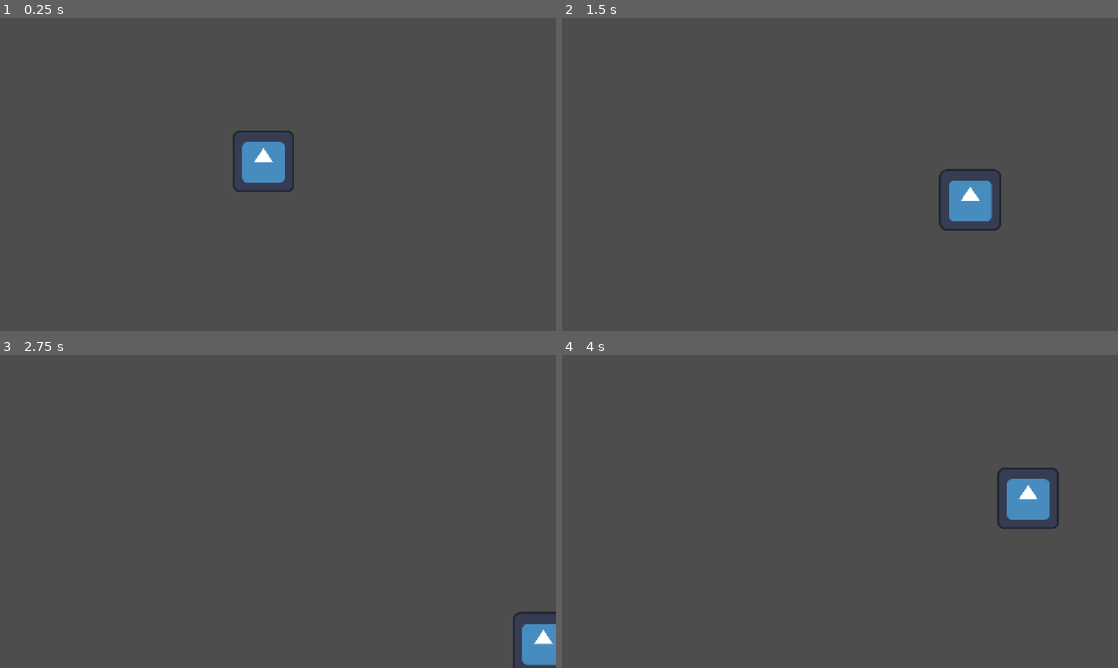
Above: before the commit, frames 1-4 (two rows, left to right).
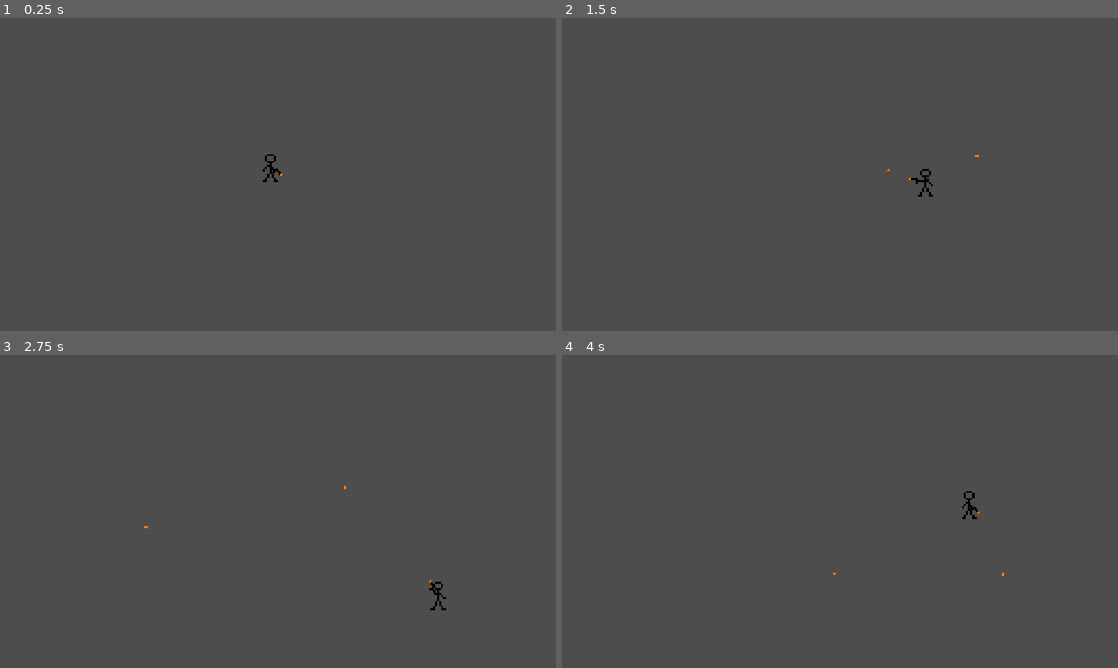
Above: after the commit, the same moments.

Repository: JackBBoudreaux/GMTK_26
Game: Godot game, scene res://Main.tscn
Two runs of this game, one before a commit and one after it. Both use one fixed random seed, a clock stepped at 60 frames per second and the inputs below. The engine's default icon, where the game draws it, is replaced by a stand-in: a white triangle on a blue panel in a dark square.
Inputs (mouse positions are in pixels of both pictures, inside the frame that each line leads up to):
- Up to frame 1 (0.25 s): no input
- Up to frame 2 (1.5 s): tap Enter at 0.5 s; move the mouse to (962, 158) at 0.52 s; hold D (right) 0.53-1.28 s; click (962, 158) at 0.6 s; move the mouse to (728, 190) at 1.27 s; hold S (down) from 1.28 s (still down); click (728, 190) at 1.35 s
- Up to frame 3 (2.75 s): move the mouse to (333, 442) at 2.02 s; release S (down) at 2.03 s; hold D (right) from 2.03 s (still down); click (333, 442) at 2.1 s
- Up to frame 4 (4 s): move the mouse to (812, 574) at 2.77 s; release D (right) at 2.78 s; hold W (up) 2.78-3.53 s; click (812, 574) at 2.85 s; move the mouse to (1006, 558) at 3.52 s; hold A (left) from 3.53 s (still down); click (1006, 558) at 3.6 s

The runs differ from the first frame. In frame 1, 1.3% of the frame differs, in the area x 41-53%, y 36-56%; in frame 2, 1.4%, in the area x 58-79%, y 43-68%; in frame 3, 1.0%; in frame 4, 1.4%.

Commit message:
Made the player able to move with a gun that points and shoots at cursor

Diff:
--- /dev/null
+++ b/Assets/Scripts/Player_movement.gd
@@ -0,0 +1,24 @@
+extends CharacterBody2D
+
+
+const MAX_SPEED: int = 250
+const ACCELERATION: int = 1400
+const FRICTION: int = 1000
+
+@onready var sprite: Sprite2D = $Sprite2D
+
+ #flips player sprite
+func _process(delta: float) -> void:
+	if get_global_mouse_position().x < global_position.x:
+		sprite.flip_h = true
+	else:
+		sprite.flip_h = false
+
+	var direction = Input.get_vector("left", "right", "up", "down")
+	if direction:
+		velocity.x = move_toward(velocity.x, MAX_SPEED * direction.x, ACCELERATION * delta)
+		velocity.y = move_toward(velocity.y, MAX_SPEED * direction.y, ACCELERATION * delta)
+	else:
+		velocity.x = move_toward(velocity.x, MAX_SPEED * direction.x, FRICTION * delta)
+		velocity.y = move_toward(velocity.y, MAX_SPEED * direction.y, FRICTION * delta)
+	move_and_slide()
--- /dev/null
+++ b/Gun/gun.tscn
@@ -0,0 +1,17 @@
+[gd_scene format=3 uid="uid://cxgplpm7pyd80"]
+
+[ext_resource type="Script" uid="uid://dyinscgdlbxf8" path="res://gun.gd" id="1_yf33g"]
+[ext_resource type="Texture2D" uid="uid://bfewuxim70vpt" path="res://Gun/gun.png" id="2_ux4uc"]
+
+[node name="Gun" type="Node2D" unique_id=1045383191]
+scale = Vector2(4.5, 4.5)
+script = ExtResource("1_yf33g")
+
+[node name="Sprite2D" type="Sprite2D" parent="." unique_id=965389350]
+texture_filter = 1
+scale = Vector2(4.5, 4.5)
+texture = ExtResource("2_ux4uc")
+offset = Vector2(3, 0)
+
+[node name="Marker2D" type="Marker2D" parent="." unique_id=1405778219]
+position = Vector2(31.333334, -4.6666665)
--- a/Main.tscn
+++ b/Main.tscn
@@ -1,18 +1,27 @@
 [gd_scene format=3 uid="uid://dc7t81a5bh1sl"]
 
-[ext_resource type="Script" uid="uid://dxdlcsphejg8y" path="res://Player_movement.gd" id="1_uu6xs"]
-[ext_resource type="Texture2D" uid="uid://j7sr3qexmq1l" path="res://icon.svg" id="2_r0du0"]
+[ext_resource type="Script" uid="uid://dxdlcsphejg8y" path="res://Assets/Scripts/Player_movement.gd" id="1_uu6xs"]
+[ext_resource type="Texture2D" uid="uid://db0vnf25654mb" path="res://Assets/Sprites/Guy.png" id="2_r0du0"]
+[ext_resource type="PackedScene" uid="uid://cxgplpm7pyd80" path="res://Gun/gun.tscn" id="3_cm0pq"]
 
-[sub_resource type="RectangleShape2D" id="RectangleShape2D_0xm4b"]
+[sub_resource type="RectangleShape2D" id="RectangleShape2D_fos0i"]
+size = Vector2(31, 58)
 
 [node name="Node2D" type="Node2D" unique_id=1221129304]
+position = Vector2(561, 311)
 
-[node name="CharacterBody2D" type="CharacterBody2D" parent="." unique_id=2145047621]
-position = Vector2(546, 297)
+[node name="CharacterBody2D" type="CharacterBody2D" parent="." unique_id=1618399382]
 script = ExtResource("1_uu6xs")
 
-[node name="CollisionShape2D" type="CollisionShape2D" parent="CharacterBody2D" unique_id=417527407]
-shape = SubResource("RectangleShape2D_0xm4b")
+[node name="CollisionShape2D" type="CollisionShape2D" parent="CharacterBody2D" unique_id=533769744]
+shape = SubResource("RectangleShape2D_fos0i")
 
-[node name="Sprite2D" type="Sprite2D" parent="CharacterBody2D" unique_id=1823829462]
+[node name="Sprite2D" type="Sprite2D" parent="CharacterBody2D" unique_id=1045216800]
+texture_filter = 1
+position = Vector2(2, 7)
+scale = Vector2(4.5, 4.5)
 texture = ExtResource("2_r0du0")
+
+[node name="Gun" parent="CharacterBody2D" unique_id=1045383191 instance=ExtResource("3_cm0pq")]
+position = Vector2(0, -4)
+scale = Vector2(1, 1)
--- /dev/null
+++ b/Player.tscn
@@ -0,0 +1,27 @@
+[gd_scene format=3 uid="uid://bbcgth18qt0sk"]
+
+[ext_resource type="Script" uid="uid://dxdlcsphejg8y" path="res://Assets/Scripts/Player_movement.gd" id="1_kpjcp"]
+[ext_resource type="Texture2D" uid="uid://db0vnf25654mb" path="res://Assets/Sprites/Guy.png" id="2_kpjcp"]
+[ext_resource type="PackedScene" uid="uid://cxgplpm7pyd80" path="res://Gun/gun.tscn" id="3_kne1u"]
+
+[sub_resource type="RectangleShape2D" id="RectangleShape2D_e80uo"]
+size = Vector2(31, 58)
+
+[node name="Node2D" type="Node2D" unique_id=1067209580]
+position = Vector2(442, 208)
+
+[node name="CharacterBody2D" type="CharacterBody2D" parent="." unique_id=68703]
+script = ExtResource("1_kpjcp")
+
+[node name="CollisionShape2D" type="CollisionShape2D" parent="CharacterBody2D" unique_id=1130997102]
+shape = SubResource("RectangleShape2D_e80uo")
+
+[node name="Sprite2D" type="Sprite2D" parent="CharacterBody2D" unique_id=890195689]
+texture_filter = 1
+position = Vector2(2, 7)
+scale = Vector2(4.5, 4.5)
+texture = ExtResource("2_kpjcp")
+
+[node name="Gun" parent="CharacterBody2D" unique_id=1045383191 instance=ExtResource("3_kne1u")]
+position = Vector2(0, -4)
+scale = Vector2(1, 1)
--- a/Player_movement.gd
+++ /dev/null
@@ -1,11 +0,0 @@
-extends CharacterBody2D
-
-@export var speed = 400
-
-func get_input():
-	var input_direction = Input.get_vector("left", "right", "up", "down")
-	velocity = input_direction * speed
-
-func _physics_process(delta):
-	get_input()
-	move_and_slide()
--- /dev/null
+++ b/bullet.gd
@@ -0,0 +1,12 @@
+extends Node2D
+
+
+const SPEED: int = 300
+
+ #how the bullet shoots
+func _process(delta: float) -> void:
+	position += transform.x * SPEED * delta
+
+ #when the bullet exits the screen it gets deleted from memory
+func _on_visible_on_screen_notifier_2d_screen_exited() -> void:
+	queue_free()
--- /dev/null
+++ b/bullet.tscn
@@ -0,0 +1,18 @@
+[gd_scene format=3 uid="uid://ts2bittfftqn"]
+
+[ext_resource type="Script" uid="uid://5v1kba7s3uv2" path="res://bullet.gd" id="1_gof56"]
+[ext_resource type="Texture2D" uid="uid://dfonx2u0dski7" path="res://Assets/Sprites/bullet.png" id="2_5v6o7"]
+
+[node name="bullet" type="Node2D" unique_id=264125768]
+script = ExtResource("1_gof56")
+
+[node name="Sprite2D" type="Sprite2D" parent="." unique_id=1279041869]
+texture_filter = 1
+scale = Vector2(3.75, 3.75)
+texture = ExtResource("2_5v6o7")
+offset = Vector2(1, 0)
+
+[node name="VisibleOnScreenNotifier2D" type="VisibleOnScreenNotifier2D" parent="." unique_id=640688885]
+rect = Rect2(-64, -64, 128, 128)
+
+[connection signal="screen_exited" from="VisibleOnScreenNotifier2D" to="." method="_on_visible_on_screen_notifier_2d_screen_exited"]
--- /dev/null
+++ b/gun.gd
@@ -0,0 +1,28 @@
+extends Node2D
+
+const BULLET = preload("res://bullet.tscn")
+@onready var muzzle: Marker2D = $Marker2D
+
+# Called when the node enters the scene tree for the first time.
+func _ready() -> void:
+	pass # Replace with function body.
+
+
+# Called every frame. 'delta' is the elapsed time since the previous frame.
+func _process(delta: float) -> void:
+	look_at(get_global_mouse_position())
+
+
+#flips sprite so it doesnt go upside down
+	rotation_degrees = wrap(rotation_degrees, 0, 360)
+	if rotation_degrees > 90 and rotation_degrees < 270:
+		scale.y = -1
+	else:
+		scale.y = 1
+
+	#spawns bullet
+	if Input.is_action_just_pressed("shoot"):
+		var bullet_instance = BULLET.instantiate()
+		get_tree().root.add_child(bullet_instance)
+		bullet_instance.global_position = muzzle.global_position
+		bullet_instance.rotation = rotation
--- a/project.godot
+++ b/project.godot
@@ -50,6 +50,11 @@
 , Object(InputEventKey,"resource_local_to_scene":false,"resource_name":"","device":-1,"window_id":0,"alt_pressed":false …(186 unchanged characters)…
 ]
 }
+shoot={
+"deadzone": 0.2,
+"events": [Object(InputEventMouseButton,"resource_local_to_scene":false,"resource_name":"","device":-1,"window_id":0,"alt_pressed":false,"shift_pressed":false,"ctrl_pressed":false,"meta_pressed":false,"button_mask":0,"position":Vector2(0, 0),"global_position":Vector2(0, 0),"factor":1.0,"button_index":1,"canceled":false,"pressed":false,"double_click":false,"script":null)
+]
+}
 
 [physics]
 
Renamed: Player_movement.gd.uid -> Assets/Scripts/Player_movement.gd.uid
Binary file added: Assets/Sprites/Guy.png
Not shown, added: Assets/Sprites/Guy.png.import
Binary file added: Assets/Sprites/bullet.png
Not shown, added: Assets/Sprites/bullet.png.import
Binary file added: Assets/Sprites/gun guy.png
Not shown, added: Assets/Sprites/gun guy.png.import
Binary file added: Gun/gun.png
Not shown, added: Gun/gun.png.import
Not shown, added: bullet.gd.uid
Not shown, added: gun.gd.uid
Not shown, added: guy.pixil
